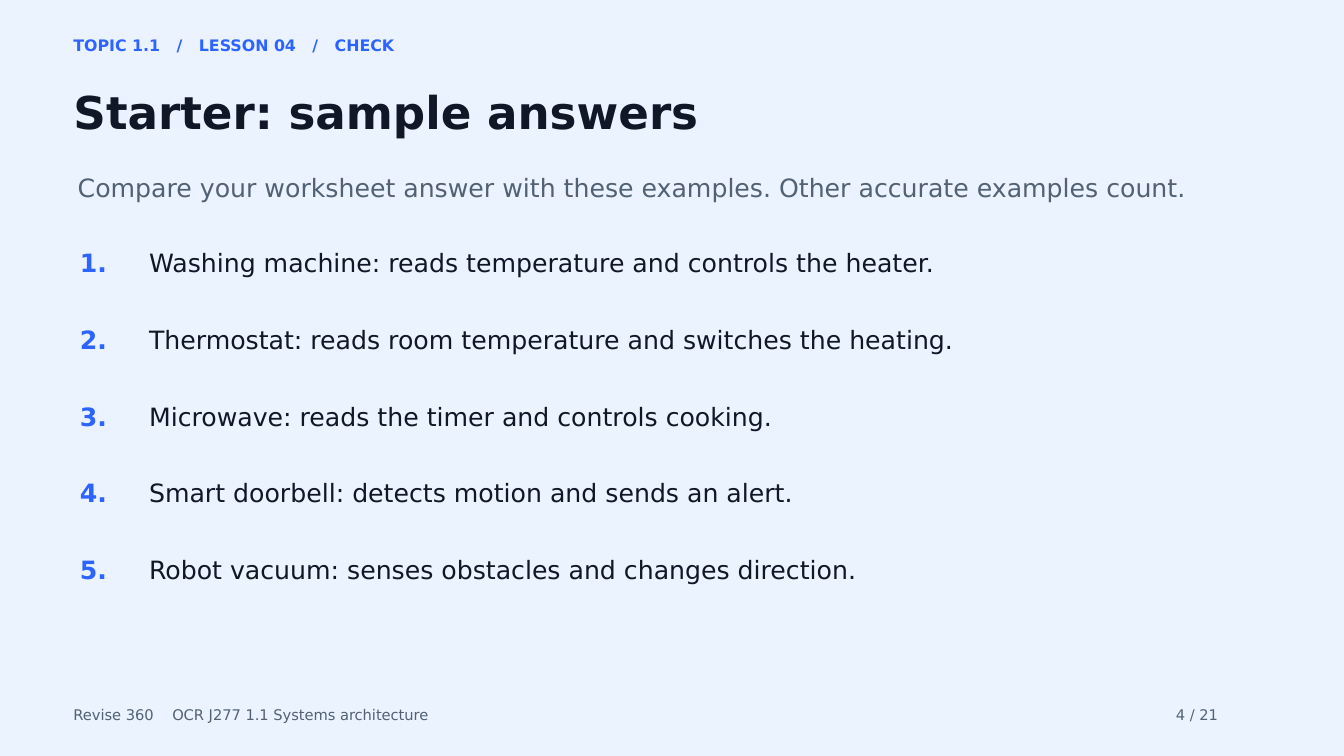
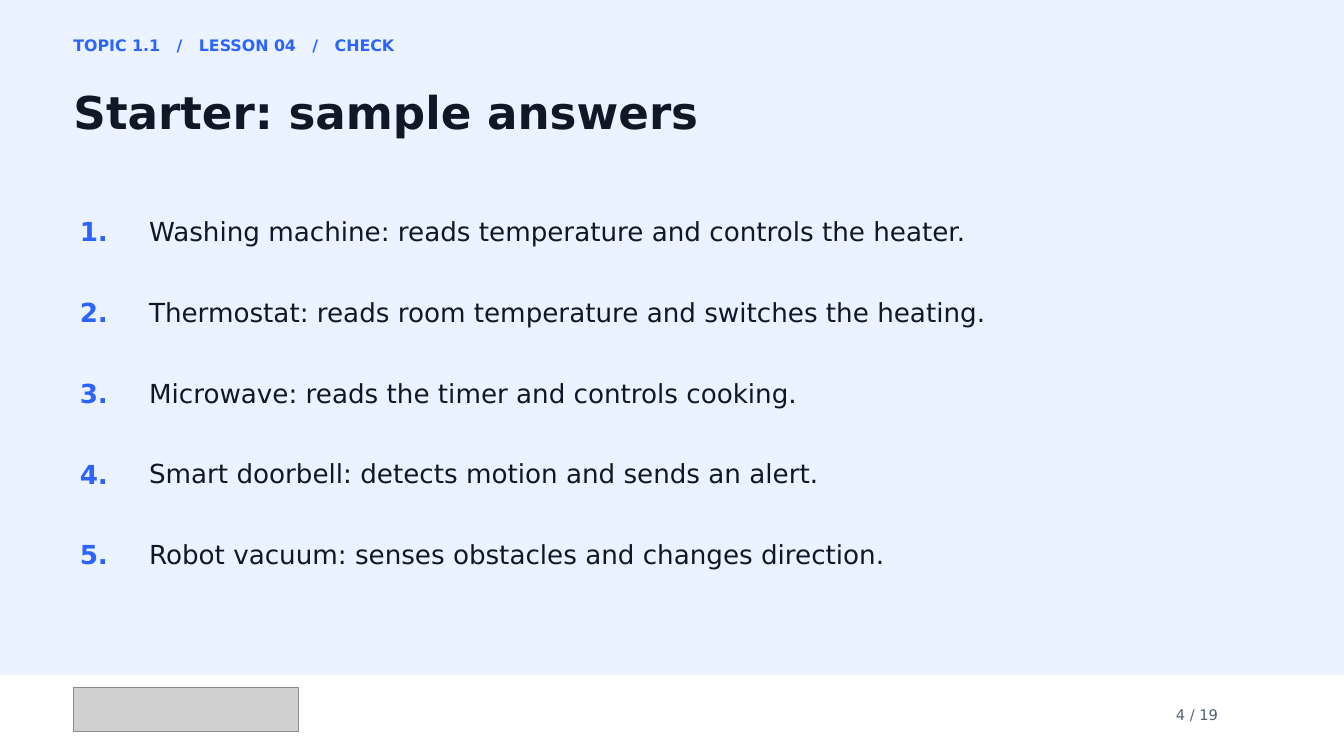
Before and after one commit to MrP-CS/Revise360, a slide deck: slide 4 of presentations/SA_L04_SmartHome_Lesson.pptx. Drawn at 1344x756 pixels with LibreOffice and Linux fonts; fonts in the diff are those of the drawing; grey boxes stand for pictures. Boxes give left, top, right and bottom in pixels: in the first picture for what was removed or moved away, otherwise in the second. Text is boxed around its words. In the diff, an @@ line names an element or a change of style, - is before the commit and + after.

```diff
--- a/presentations/SA_L04_SmartHome_Lesson.pptx
+++ b/presentations/SA_L04_SmartHome_Lesson.pptx
@@ text removed at <box>78,178,1185,202</box> @@
-Compare your worksheet answer with these examples. Other accurate examples count.
@@ size 18 to 18.8 pt in 10 elements at <box>149,544,884,570</box>, <box>80,545,108,565</box>, <box>149,463,818,484</box>, <box>80,465,108,484</box>, <box>149,383,796,408</box>, <box>80,383,108,404</box>, <box>149,302,985,327</box>, <box>80,302,108,322</box>, <box>149,221,965,246</box>, <box>80,222,108,241</box> @@
@@ 3 texts: place and size @@
-3 texts at <box>80,253,934,349</box>
+3 texts at <box>80,221,965,322</box>
@@ text "Thermostat: reads room temperature and ...": place and size @@
-text "Thermostat: reads room temperature and ..." at <box>149,330,953,355</box>
+text "Thermostat: reads room temperature and ..." at <box>149,302,985,327</box>
@@ text "3.": place and size @@
-text "3." at <box>80,407,107,427</box>
+text "3." at <box>80,383,108,404</box>
@@ text "Microwave: reads the timer and ...": place and size @@
-text "Microwave: reads the timer and ..." at <box>149,407,772,432</box>
+text "Microwave: reads the timer and ..." at <box>149,383,796,408</box>
@@ text "4.": place and size @@
-text "4." at <box>80,483,107,502</box>
+text "4." at <box>80,465,108,484</box>
@@ text "Smart doorbell: detects motion and ...": place and size @@
-text "Smart doorbell: detects motion and ..." at <box>149,483,792,503</box>
+text "Smart doorbell: detects motion and ..." at <box>149,463,818,484</box>
@@ text "5.": place and size @@
-text "5." at <box>80,560,107,580</box>
+text "5." at <box>80,545,108,565</box>
@@ text "Robot vacuum: senses obstacles and ...": place and size @@
-text "Robot vacuum: senses obstacles and ..." at <box>149,560,856,585</box>
+text "Robot vacuum: senses obstacles and ..." at <box>149,544,884,570</box>
@@ rectangle added at <box>0,676,1344,756</box>, fill #FFFFFF @@
@@ picture added at <box>74,689,298,732</box> @@
@@ text removed at <box>73,709,428,723</box> @@
-Revise 360 OCR J277 1.1 Systems architecture
@@ text at <box>1176,709,1218,720</box>: text changed @@
-4 / 21
+4 / 19
```
Also in this commit, not shown: 18 other slides changed, 2 slides removed, 4 other files.
